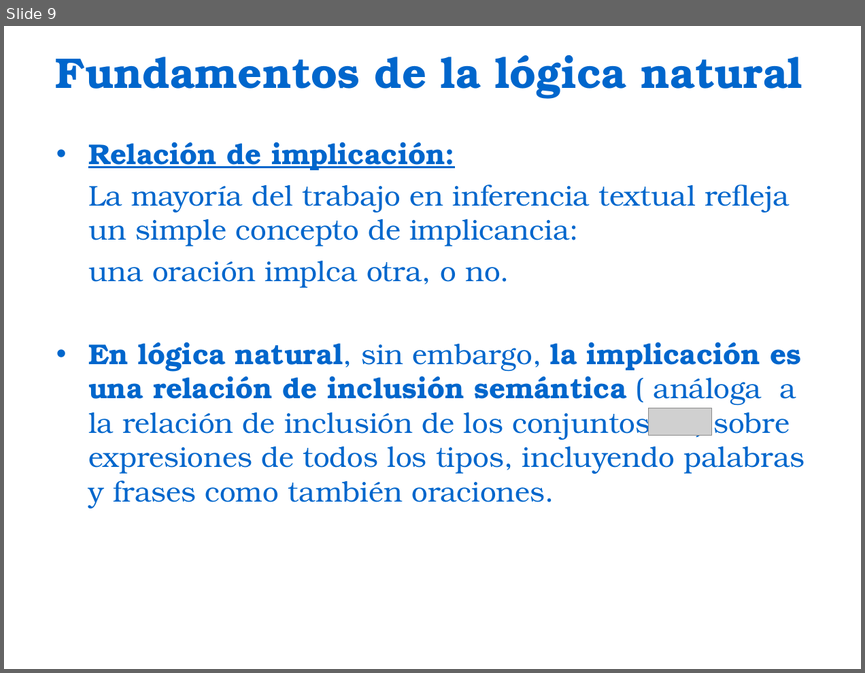
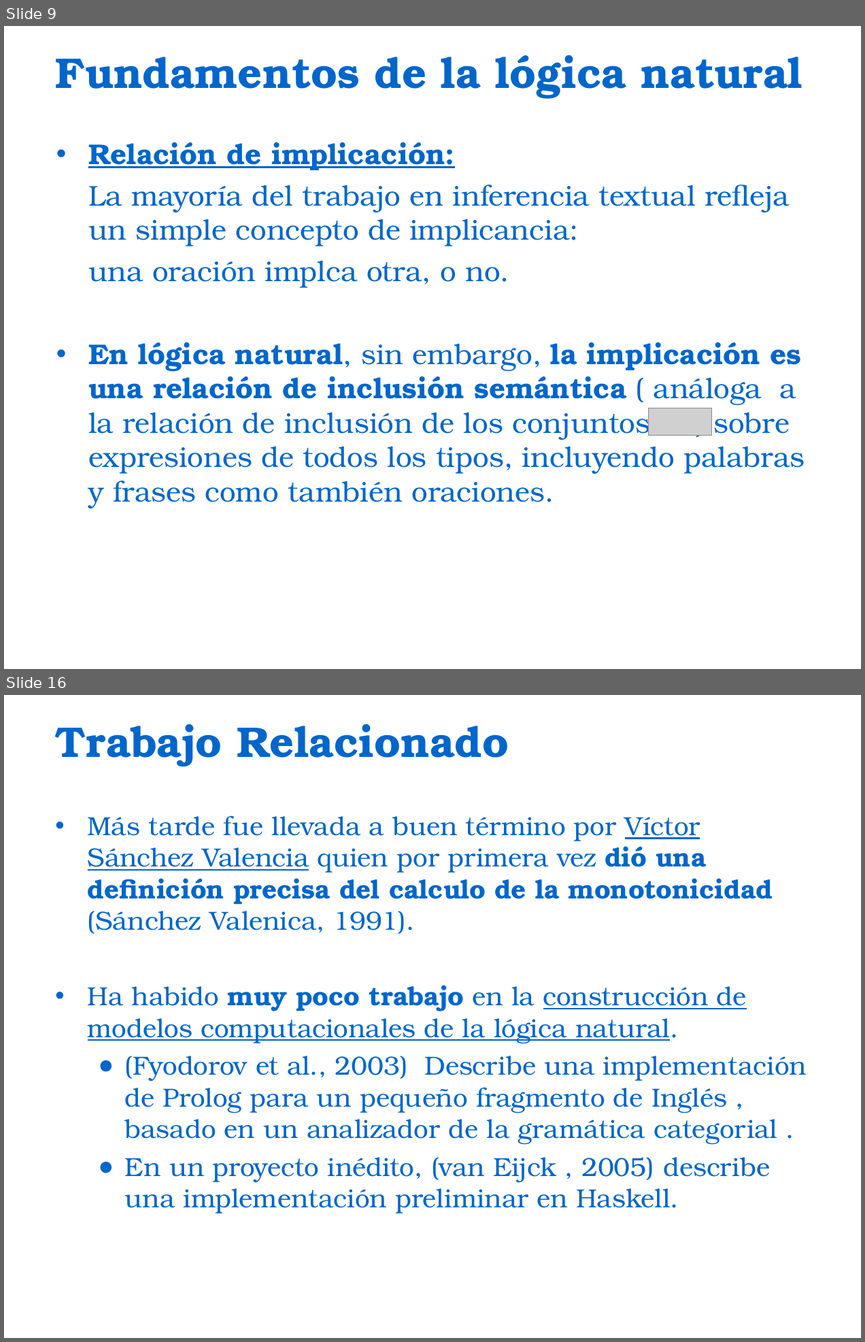
Before and after one commit to bestiapop/tangerine, a slide deck: Natural Logic for Textual Inference.ppt. Shown one above the other, each under a label of ours: slide 9 before the commit, slides 9 and 16 after it; the slides between them are not shown. The pictures are 865x673 and 865x1342 pixels, drawn with LibreOffice and Linux fonts; fonts in the diff are those of the drawing; grey boxes stand for pictures; background and template pictures are left out. Boxes give left, top, right and bottom in pixels: in the first picture for what was removed or moved away, otherwise in the second. Text is boxed around its words. In the diff, an @@ line names an element or a change of style, - is before the commit and + after.

```diff
--- a/Natural Logic for Textual Inference.ppt
+++ b/Natural Logic for Textual Inference.ppt
@@ slide 16 added at [4,695,861,1338], background picture (left out) @@
@@ title added at [55,724,509,767], 36 pt, text #0066CC, bold @@
+Trabajo Relacionado
@@ text added at [88,815,806,1213], 22 pt, text #0066CC @@
+• Más tarde fue llevada a buen término por Víctor Sánchez Valencia quien por primera vez dió una definición precisa del calculo de la monotonicidad (Sánchez Valenica, 1991).
+• Ha habido muy poco trabajo en la construcción de modelos computacionales de la lógica natural.
+  ● (Fyodorov et al., 2003) Describe una implementación de Prolog para un pequeño fragmento de Inglés , basado en un analizador de la gramática categorial .
+  ● En un proyecto inédito, (van Eijck , 2005) describe una implementación preliminar en Haskell.
```
Also in this commit, not shown: 3 slides changed, 8 other slides added, 2 slides removed.
